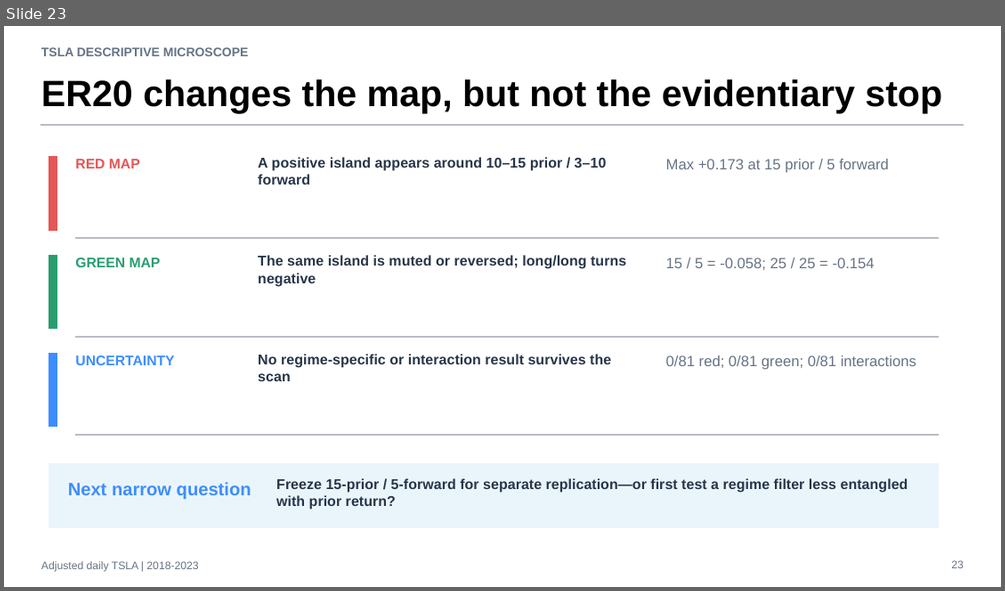
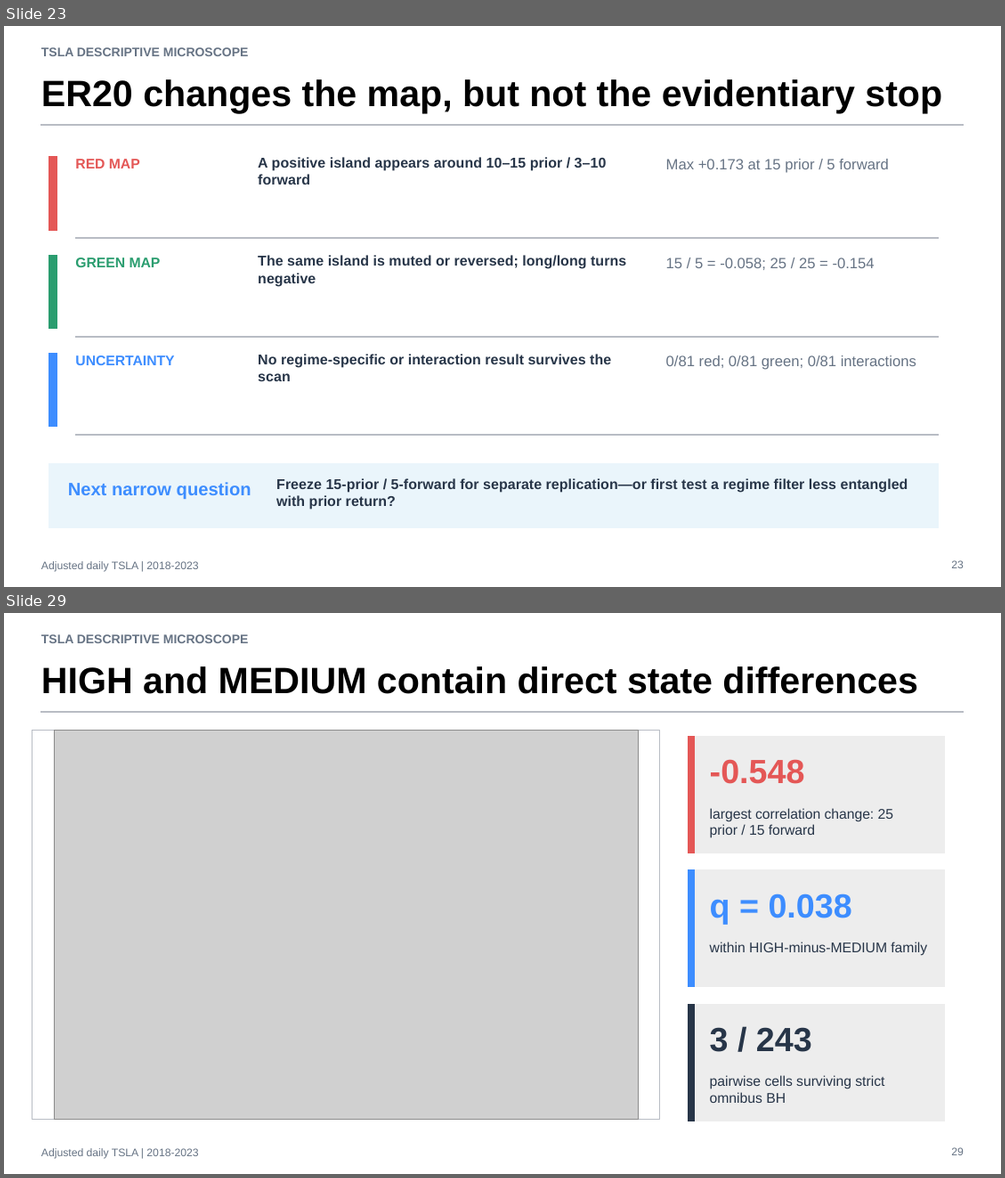
Before and after one commit to Francisc0Franc0/Time-Series-Modeling-Gen5, a slide deck: operator_hypothesis_lab/presentations/tsla_descriptive_microscope_evidence.pptx. Shown one above the other, each under a label of ours: slide 23 before the commit, slides 23 and 29 after it; the slides between them are not shown. The pictures are 1005x591 and 1005x1178 pixels, drawn with LibreOffice and Linux fonts; fonts in the diff are those of the drawing; grey boxes stand for pictures. Boxes give left, top, right and bottom in pixels: in the first picture for what was removed or moved away, otherwise in the second. Text is boxed around its words. In the diff, an @@ line names an element or a change of style, - is before the commit and + after.

Commit message:
Condition TSLA return grid on ATR percent states

```diff
--- a/operator_hypothesis_lab/presentations/tsla_descriptive_microscope_evidence.pptx
+++ b/operator_hypothesis_lab/presentations/tsla_descriptive_microscope_evidence.pptx
@@ slide 29 added at box(4, 613, 1001, 1174), background #FFFFFF @@
@@ text added at box(41, 634, 249, 643), 12 pt, text #667384, bold @@
+TSLA DESCRIPTIVE MICROSCOPE
@@ text added at box(41, 666, 917, 694), 35.2 pt, text #000000, bold @@
+HIGH and MEDIUM contain direct state differences
@@ rectangle added at box(41, 711, 963, 713), fill #B8BCC4, outline #B8BCC4 0 pt @@
@@ rectangle added at box(32, 730, 661, 1119), fill #FFFFFF, outline #B8BCC4 0.75 pt @@
@@ picture added at box(54, 730, 638, 1119) @@
@@ rectangle added at box(688, 737, 946, 853), fill #EDEDED, outline #EDEDED 0 pt @@
@@ rectangle added at box(688, 737, 695, 853), fill #E45756, outline #E45756 0 pt @@
@@ text added at box(710, 759, 805, 784), 32.2 pt, text #E45756, bold @@
+-0.548
@@ text added at box(710, 808, 893, 838), 13.5 pt, text #273548 @@
+largest correlation change: 25 prior / 15 forward
@@ rectangle added at box(688, 870, 946, 987), fill #EDEDED, outline #EDEDED 0 pt @@
@@ rectangle added at box(688, 870, 695, 987), fill #3D8DFF, outline #3D8DFF 0 pt @@
@@ text added at box(710, 893, 852, 924), 32.2 pt, text #3D8DFF, bold @@
+q = 0.038
@@ text added at box(710, 941, 927, 956), 13.5 pt, text #273548 @@
+within HIGH-minus-MEDIUM family
@@ rectangle added at box(688, 1004, 946, 1121), fill #EDEDED, outline #EDEDED 0 pt @@
@@ rectangle added at box(688, 1004, 695, 1121), fill #273548, outline #273548 0 pt @@
@@ text added at box(710, 1027, 812, 1052), 32.2 pt, text #273548, bold @@
+3 / 243
@@ text added at box(710, 1075, 884, 1103), 13.5 pt, text #273548 @@
+pairwise cells surviving strict omnibus BH
@@ text added at box(41, 1148, 198, 1159), 10.5 pt, text #667384 @@
+Adjusted daily TSLA | 2018-2023
@@ text added at box(951, 1147, 963, 1155), 10.5 pt, text #667384 @@
+29
```
Also in this commit, not shown: 6 other slides added, 3 other files.
